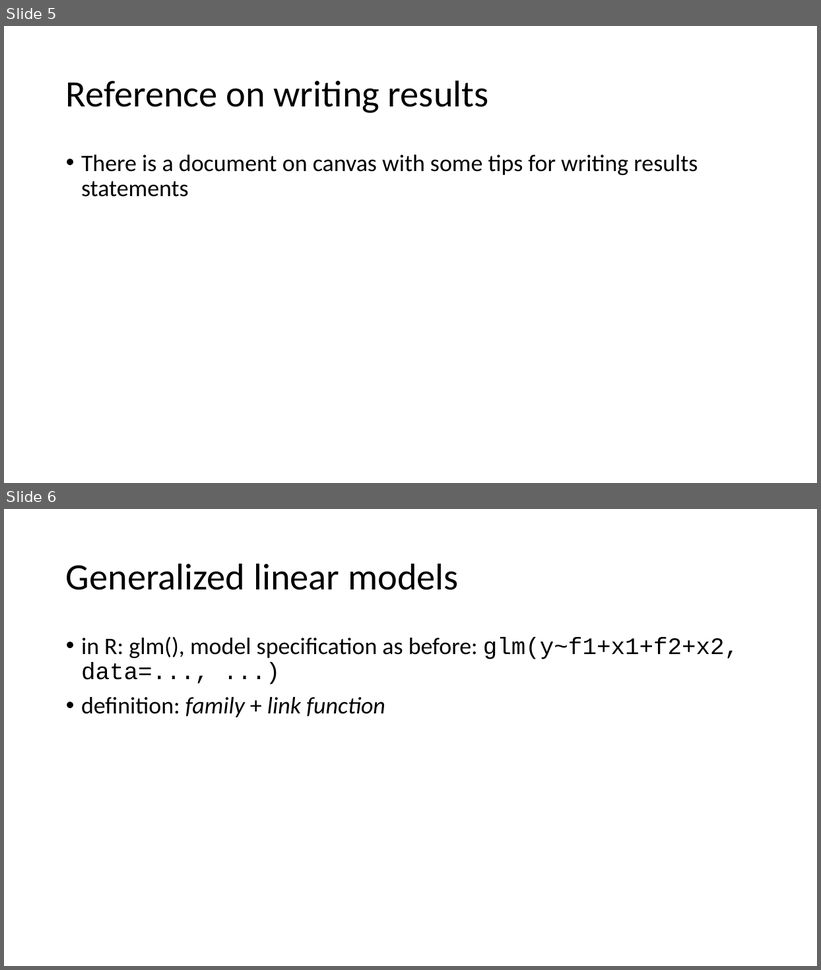
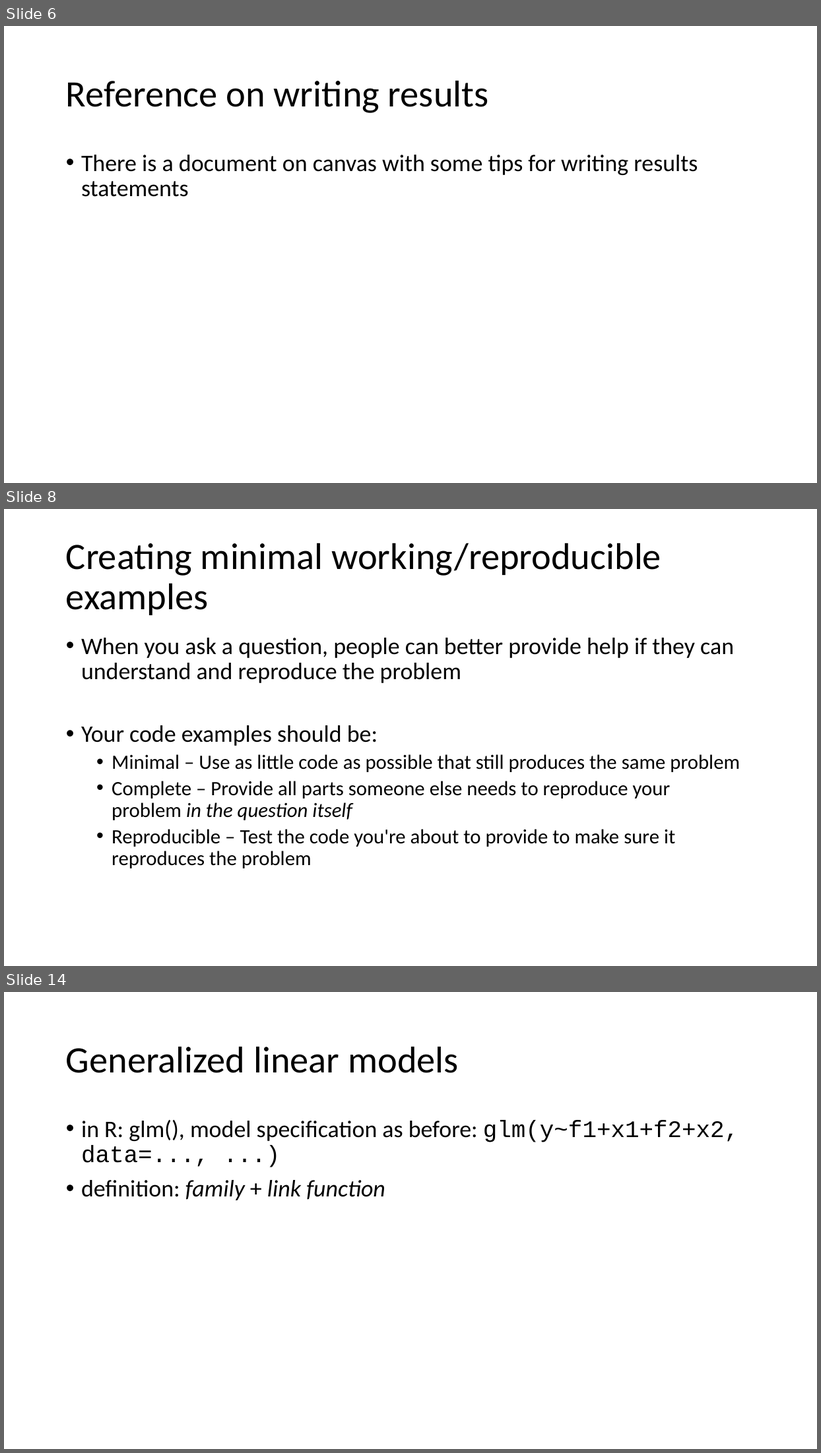
Before and after one commit to VTQuantMethodsEEB/klangwig, a slide deck: lectures/week_10_glms/le10_glms.pptx. Shown one above the other, each under a label of ours: slides 5 and 6 before the commit, slides 6, 8 and 14 after it; the slides between them are not shown. The pictures are 821x970 and 821x1453 pixels, drawn with LibreOffice and Linux fonts; fonts in the diff are those of the drawing. Boxes give left, top, right and bottom in pixels: in the first picture for what was removed or moved away, otherwise in the second. Text is boxed around its words. In the diff, an @@ line names an element or a change of style, - is before the commit and + after.

```diff
--- a/lectures/week_10_glms/le10_glms.pptx
+++ b/lectures/week_10_glms/le10_glms.pptx
@@ slide 8 added at (4,509,817,966), background #FFFFFF @@
@@ title added at (66,543,661,615), 44 pt, text #000000 @@
+Creating minimal working/reproducible examples
@@ text added at (81,638,740,869), 24 pt, text #000000 @@
+• When you ask a question, people can better provide help if they can understand and reproduce the problem
+• Your code examples should be:
+  • Minimal – Use as little code as possible that still produces the same problem
+  • Complete – Provide all parts someone else needs to reproduce your problem in the question itself
+  • Reproducible – Test the code you're about to provide to make sure it reproduces the problem
@@ what was slide 5 is now slide 6 @@
@@ what was slide 6 is now slide 14 @@
```
Also in this commit, not shown: 6 slides changed, 7 other slides added, 1 other file.
